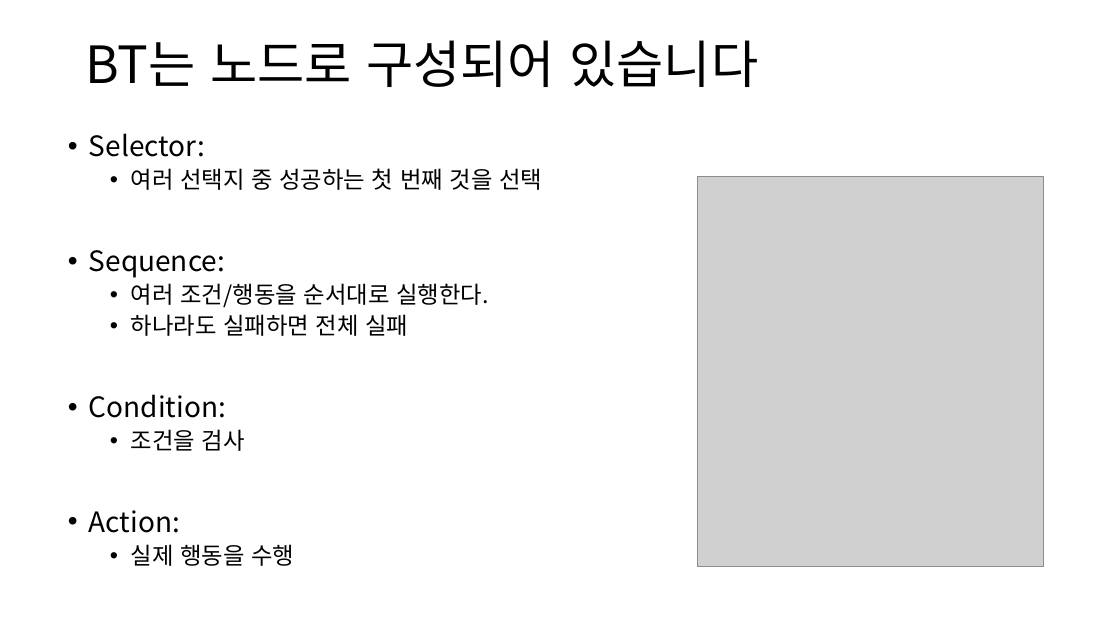
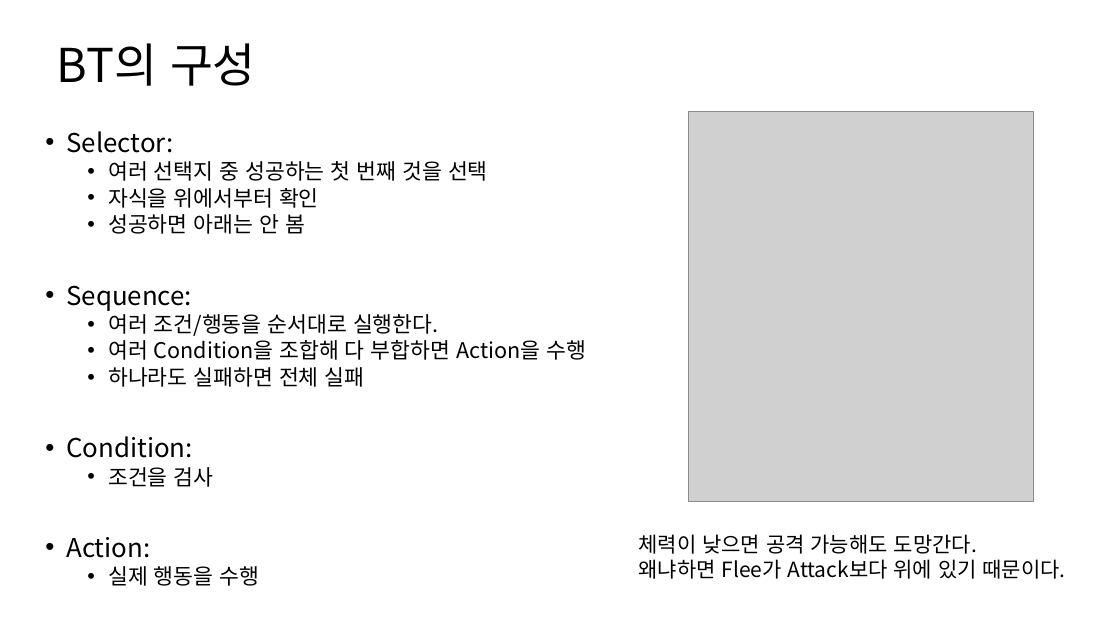
Before and after one commit to kimgaejin/CodeReview, a slide deck: slide 6 of #presentations/006_FSM과 BT.pptx. Drawn at 1120x630 pixels with LibreOffice and Linux fonts; fonts in the diff are those of the drawing; grey boxes stand for pictures. Boxes give left, top, right and bottom in pixels: in the first picture for what was removed or moved away, otherwise in the second. Text is boxed around its words. In the diff, an @@ line names an element or a change of style, - is before the commit and + after.

```diff
--- a/#presentations/006_FSM과 BT.pptx
+++ b/#presentations/006_FSM과 BT.pptx
@@ title at (57,43,256,86): text changed; size 44 to 40 pt @@
-BT는 노드로 구성되어 있습니다
+BT의 구성
@@ picture: place and size @@
-picture at (698,176,1044,566)
+picture at (689,112,1034,502)
@@ text "Selector:": place and size @@
-text "Selector:" at (89,133,542,566)
+text "Selector:" at (66,131,586,586)
@@ text at (66,131,488,586): size 24 to 22.2 pt in "Selector:", "Sequence:", "Condition:", "Action:"; size 20 to 18.5 pt in "여러 선택지 중 성공하는 첫 번째 것을 ...", "여러 조건/행동을 순서대로 실행한다.", "하나라도 실패하면 전체 실패", "조건을 검사" and 1 more places; line spacing 0.9 to 0.8 @@
@@ text at (108,188,319,234): paragraphs added @@
+  • 자식을 위에서부터 확인
+  • 성공하면 아래는 안 봄
@@ text at (108,340,586,360): paragraph added @@
+  • 여러 Condition을 조합해 다 부합하면 Action을 수행
@@ text added at (638,534,1066,579), 18 pt, text #000000 @@
+체력이 낮으면 공격 가능해도 도망간다.
+왜냐하면 Flee가 Attack보다 위에 있기 때문이다.
```
Also in this commit, not shown: 4 other slides changed, 1 slide added, 2 slides removed.
